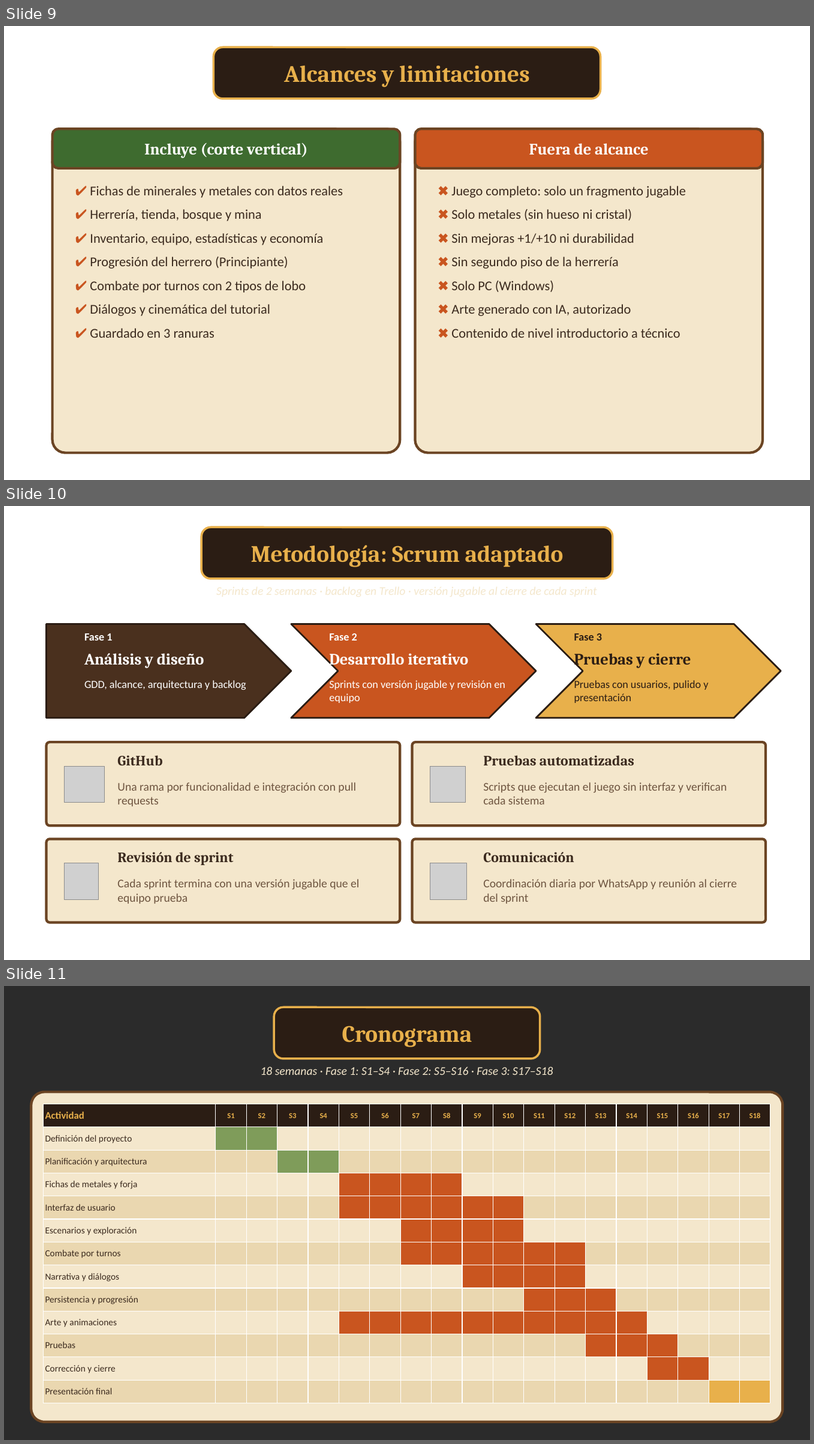
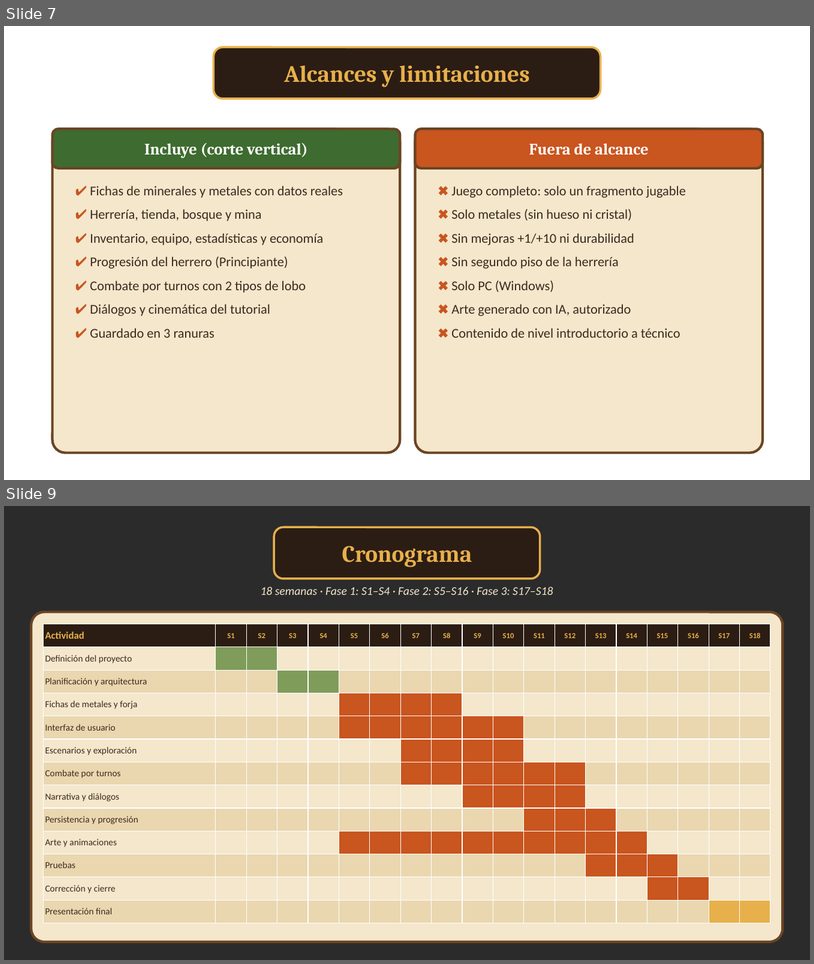
Before and after one commit to jjmmcode/CAPSTONE-G6-2026-02, a slide deck: Fase 1/Evidencias Grupales/Presentación idea de proyecto.pptx. Shown one above the other, each under a label of ours: slides 9, 10 and 11 before the commit, slides 7 and 9 after it; the slides between them are not shown. The pictures are 814x1444 and 814x964 pixels, drawn with LibreOffice and Linux fonts; fonts in the diff are those of the drawing; grey boxes stand for pictures; background and template pictures are left out; a plain dark background stands for a picture behind light text. Boxes give left, top, right and bottom in pixels: in the first picture for what was removed or moved away, otherwise in the second. Text is boxed around its words. In the diff, an @@ line names an element or a change of style, - is before the commit and + after.

Commit message:
Fase 1: presentacion corta y metodologia en cascada

```diff
--- a/Fase 1/Evidencias Grupales/Presentación idea de proyecto.pptx
+++ b/Fase 1/Evidencias Grupales/Presentación idea de proyecto.pptx
@@ slide 10 removed at [4, 506, 810, 960], background picture (left out) @@
@@ rounded rectangle removed at [202, 527, 613, 579] @@
@@ text removed at [251, 545, 564, 567] @@
-Metodología: Scrum adaptado
@@ text removed at [34, 582, 780, 606] @@
-Sprints de 2 semanas · backlog en Trello · versión jugable al cierre de cada sprint
@@ pentagon arrow removed at [47, 624, 291, 718] @@
@@ chevron removed at [291, 624, 536, 718] @@
@@ chevron removed at [536, 624, 782, 718] @@
@@ text removed at [84, 633, 112, 640] @@
-Fase 1
@@ text removed at [329, 633, 357, 640] @@
-Fase 2
@@ text removed at [575, 633, 602, 640] @@
-Fase 3
@@ text removed at [84, 653, 204, 668] @@
-Análisis y diseño
@@ text removed at [329, 653, 468, 669] @@
-Desarrollo iterativo
@@ text removed at [575, 653, 691, 669] @@
-Pruebas y cierre
@@ text removed at [84, 680, 246, 690] @@
-GDD, alcance, arquitectura y backlog
@@ text removed at [329, 679, 506, 703] @@
-Sprints con versión jugable y revisión en equipo
@@ text removed at [575, 679, 708, 703] @@
-Pruebas con usuarios, pulido y presentación
@@ rounded rectangle removed at [47, 742, 400, 825] @@
@@ text removed at [117, 755, 162, 766] @@
-GitHub
@@ rounded rectangle removed at [413, 742, 766, 825] @@
@@ text removed at [483, 755, 635, 765] @@
-Pruebas automatizadas
@@ picture removed at [65, 766, 104, 802] @@
@@ picture removed at [431, 766, 465, 802] @@
@@ text removed at [117, 782, 356, 806] @@
-Una rama por funcionalidad e integración con pull requests
@@ text removed at [483, 782, 727, 804] @@
-Scripts que ejecutan el juego sin interfaz y verifican cada sistema
@@ rounded rectangle removed at [47, 839, 400, 922] @@
@@ rounded rectangle removed at [413, 839, 766, 922] @@
@@ picture removed at [65, 863, 98, 899] @@
@@ text removed at [117, 852, 233, 865] @@
-Revisión de sprint
@@ picture removed at [431, 863, 467, 899] @@
@@ text removed at [483, 852, 574, 862] @@
-Comunicación
@@ text removed at [117, 879, 359, 903] @@
-Cada sprint termina con una versión jugable que el equipo prueba
@@ text removed at [483, 879, 737, 903] @@
-Coordinación diaria por WhatsApp y reunión al cierre del sprint
@@ what was slide 9 is now slide 7 @@
@@ what was slide 11 is now slide 9 @@
```
Also in this commit, not shown: 10 slides changed, 6 slides added, 3 other slides removed, 1 other file.
